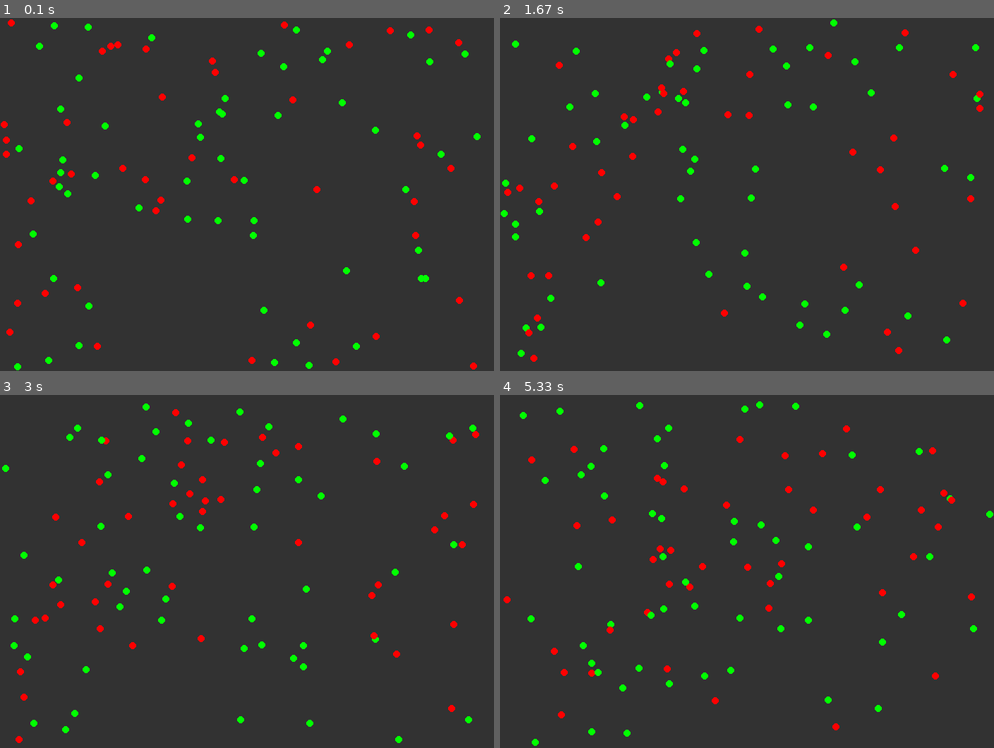
Above: before the commit, frames 1-4 (two rows, left to right).
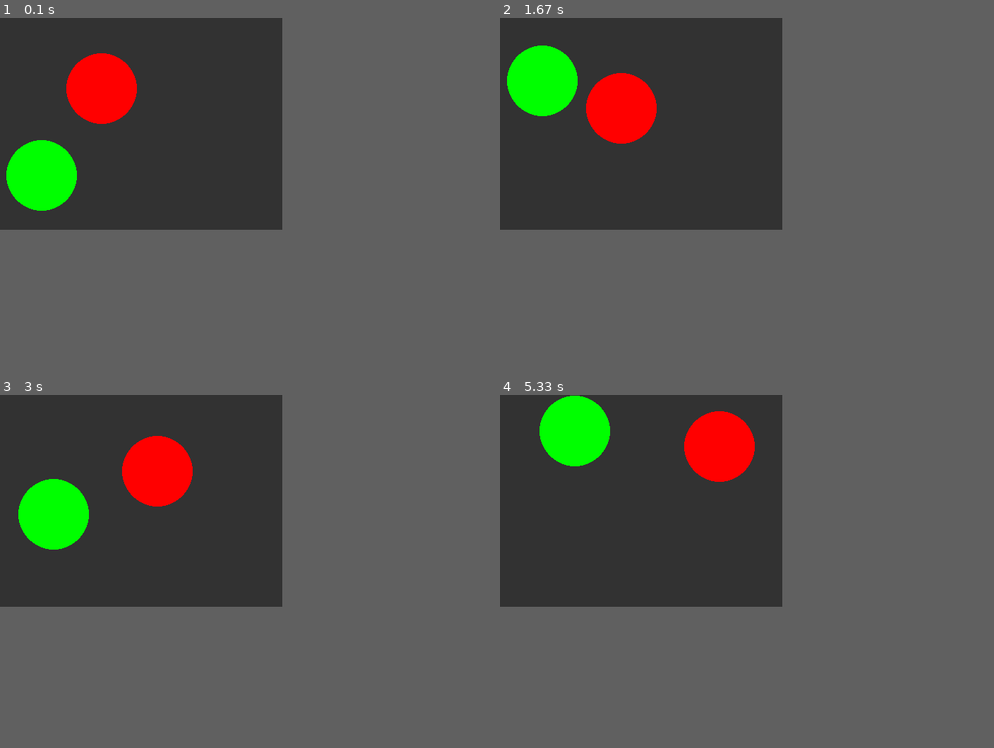
Above: after the commit, the same moments.

Repository: MrToino/ParticlesSim
Game: pygame game, started from simulate.py
Two runs of this game, one before a commit and one after it. Both use one fixed random seed, a clock stepped at 60 frames per second and the inputs below.
Inputs:
- Up to frame 1 (0.1 s): no input
- Up to frame 2 (1.67 s): no input
- Up to frame 3 (3 s): no input
- Up to frame 4 (5.33 s): no input
The window is 700x500 before the commit and 400x300 after it. Grey fills any space a smaller window leaves; there, only what the larger window draws over its background counts as a difference.

The runs differ from the first frame. In frame 1, 6.3% of the frame differs, in the area x 0-98%, y 0-100%; in frame 2, 6.4%; in frame 3, 6.5%, in the area x 0-97%, y 2-99%; in frame 4, 6.5%.

Commit message:
Updated python simulator

Diff:
--- a/simulate.py
+++ b/simulate.py
@@ -1,27 +1,26 @@
 import pygame
 import random
 import numpy as np
+from numpy import linalg
 
-
-WIDTH, HEIGHT = 500, 300
-WIN = pygame.display.set_mode((WIDTH, HEIGHT))
-pygame.display.set_caption("Particles Simulation")
 
 
 class Configurations:
-    width = 700
-    height = 500
+    width = 400
+    height = 300
     gray1 = (50, 50, 50)
     red = (255, 0, 0)
     green = (0, 255, 0)
     fps = 60
-    radius = 5
-    velocity = 1
+    radius = 50
+    velocity = 2
     eff_width = width - radius
     eff_height = height - radius
 
 
 class Agent:
+    mass = 1
+
     def __init__(self, id: int, pos: np.array, vel: np.array, color: tuple, radius: int) -> None:
         self.id = id
         self.pos = pos
@@ -30,7 +29,17 @@
         self.radius = radius
 
     def collision(self, agent):
-        pass
+        v1 = self.vel
+        v2 = agent.vel
+        m1 = self.mass
+        m2 = agent.mass
+        x1x2 = self.pos - agent.pos
+
+        v1 = v1 - 2*m2/(m1+m2)*np.dot(v1-v2, x1x2) / np.dot(x1x2, x1x2) * (x1x2)
+        v2 = v2 - 2*m1/(m1+m2)*np.dot(v2-v1, -x1x2) / np.dot(x1x2, x1x2) * (-x1x2)
+
+        self.vel = v1
+        agent.vel = v2
 
 
 class Simulation:
@@ -71,7 +80,7 @@
             color = random.choice([self.configs.red, self.configs.green])
 
             agents.append(Agent(i, pos=np.array((posX, posY)), vel=vel, color=color, radius=r))
-            pygame.draw.circle(WIN, color, (posX, posY), r)
+            pygame.draw.circle(self.screen, color, (posX, posY), r)
             positions.append((posX, posY))
 
         return agents
@@ -95,9 +104,13 @@
 
         for agent in self.agents:
             new_pos = self.wall_collision(agent)
+            for agent2 in self.agents:
+                if agent2.id != agent.id:
+                    if linalg.norm(agent.pos + agent.vel - agent2.pos - agent2.vel) <= agent.radius + agent2.radius:
+                        agent.collision(agent2)
 
             agent.pos = new_pos
-            pygame.draw.circle(WIN, agent.color, agent.pos, self.configs.radius)
+            pygame.draw.circle(self.screen, agent.color, agent.pos, self.configs.radius)
 
     def wall_collision(self, agent):
         w = self.configs.eff_width
@@ -124,7 +137,7 @@
 
 
 def run():
-    n_agents = 100
+    n_agents = 2
     sim = Simulation(n_agents=n_agents)
     sim.run()
 
